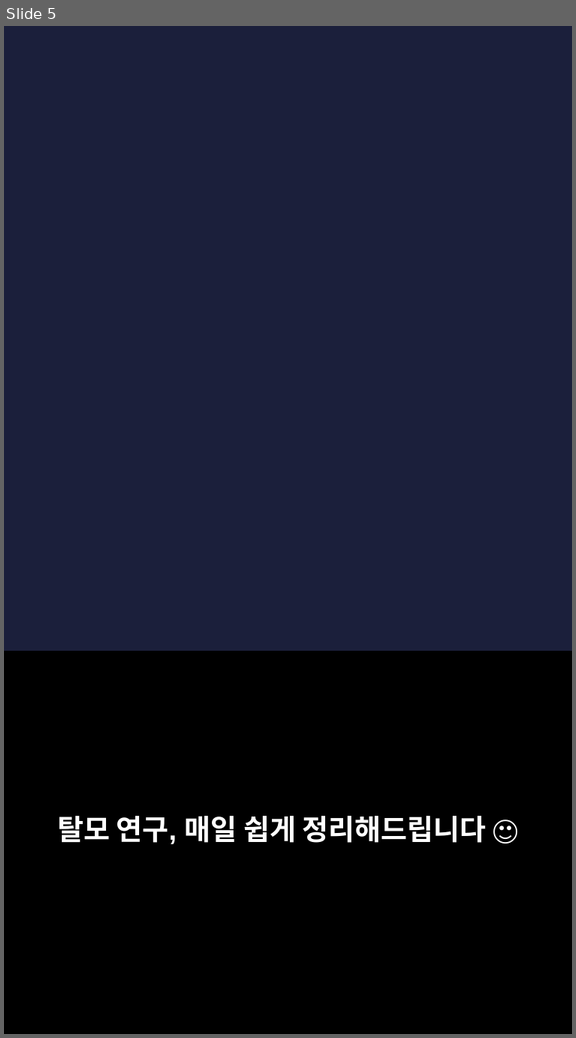
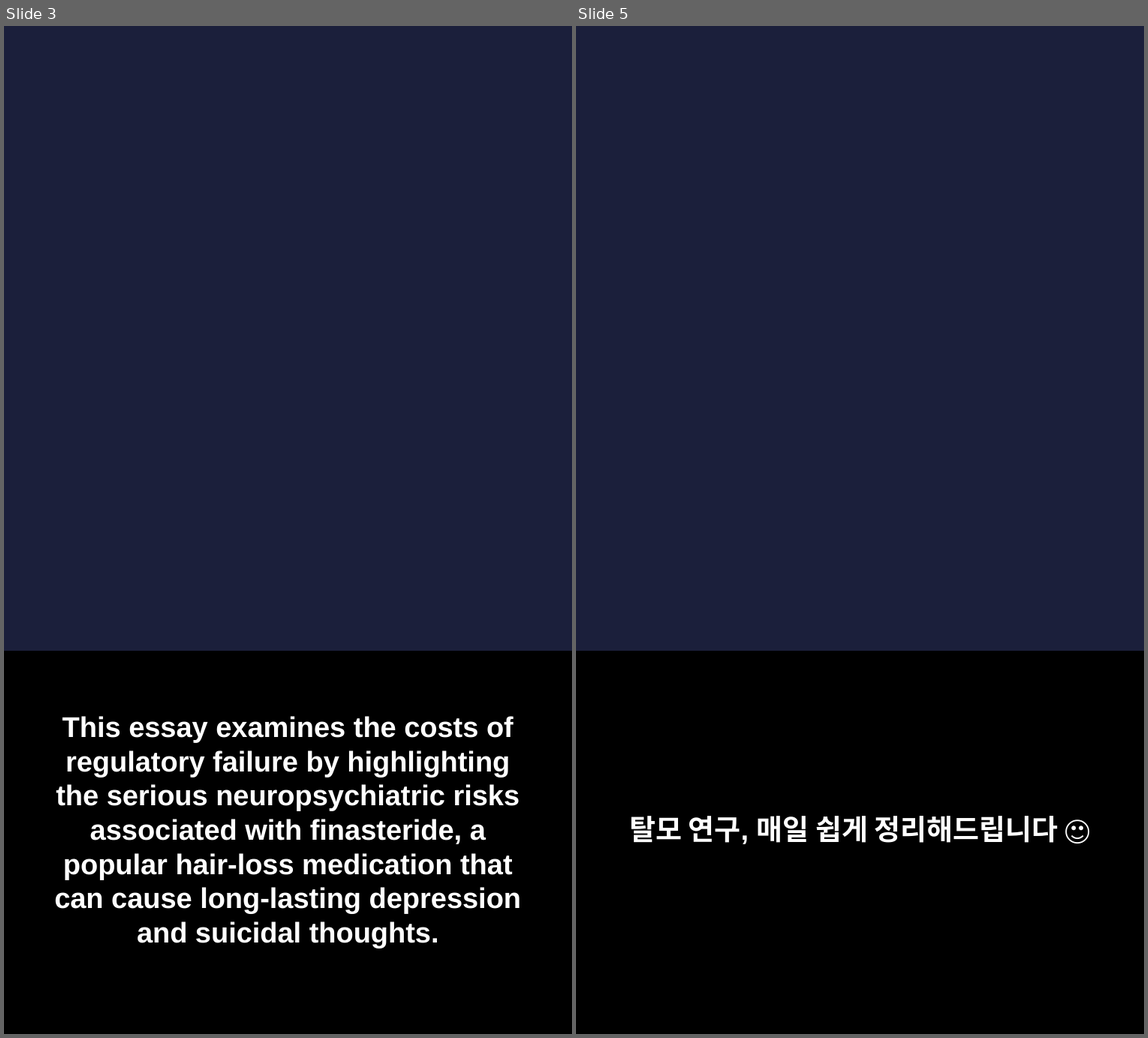
Before and after one commit to hyokang2010-BJ-ANTH/product-builder-test, a slide deck: pwa/data/latest/slides.pptx. Shown side by side, each under a label of ours: slide 5 before the commit, slides 3 and 5 after it; the slides between them are not shown. The pictures are 576x1038 and 1148x1038 pixels, drawn with LibreOffice and Linux fonts; fonts in the diff are those of the drawing; background and template pictures are left out. Boxes give left, top, right and bottom in pixels: in the first picture for what was removed or moved away, otherwise in the second. Text is boxed around its words. In the diff, an @@ line names an element or a change of style, - is before the commit and + after.

```diff
--- a/pwa/data/latest/slides.pptx
+++ b/pwa/data/latest/slides.pptx
@@ slide 3 added at box(4, 26, 572, 1034), background picture (left out) @@
@@ rectangle added at box(4, 652, 572, 1034), fill #000000 @@
@@ text added at box(54, 716, 521, 948), 22 pt, text #FFFFFF, bold @@
+This essay examines the costs of regulatory failure by highlighting the serious neuropsychiatric risks associated with finasteride, a popular hair-loss medication that can cause long-lasting depression and suicidal thoughts.
```
Also in this commit, not shown: 2 slides changed, 3 other slides added, 5 slides removed, 26 other files.
